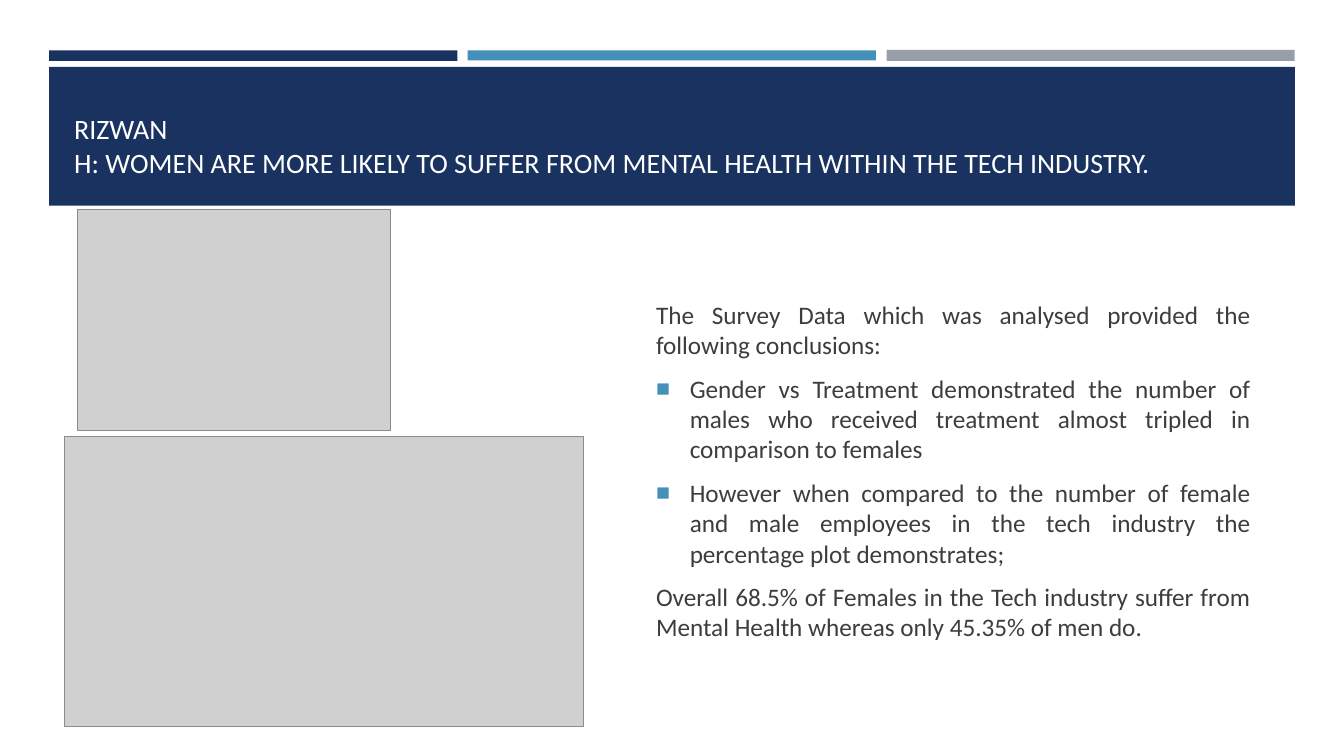
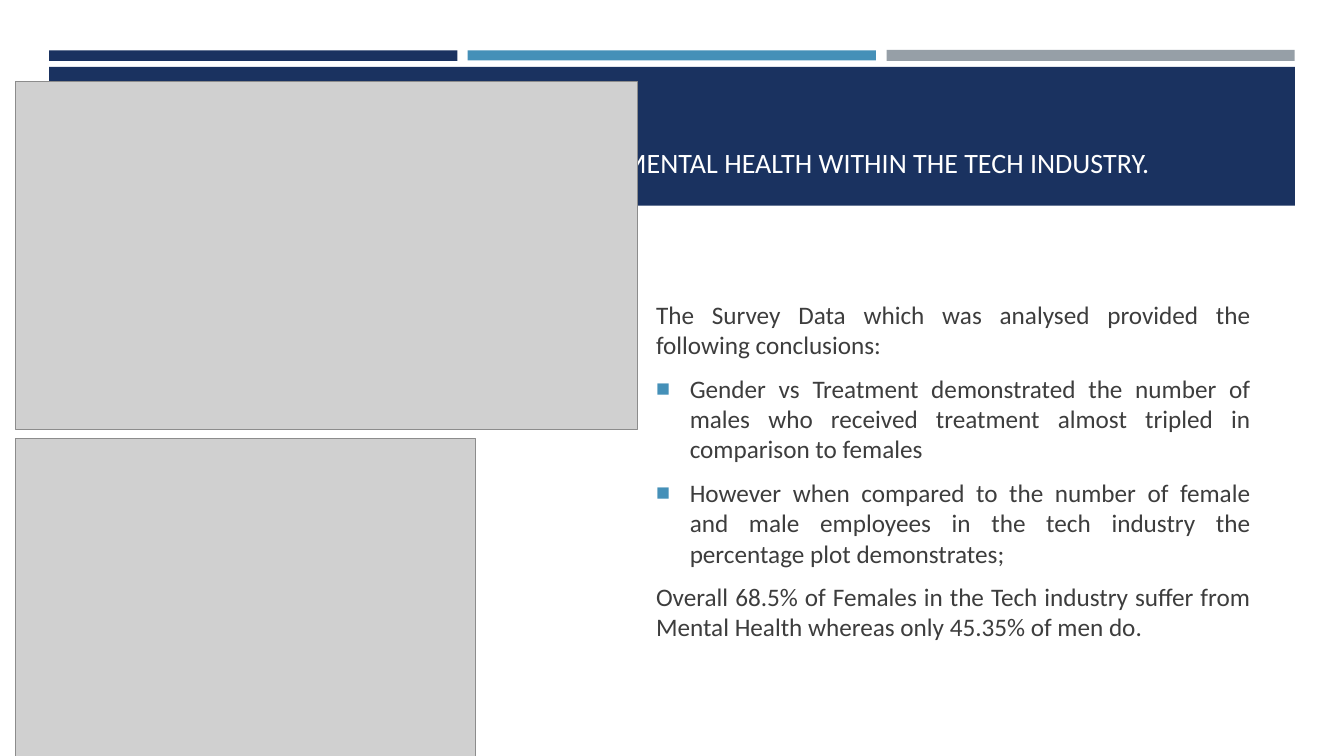
Before and after one commit to MohammedRizwan-1/Project-A-, a slide deck: slide 2 of Rizwan-Questions and Answers for PPT.pptx. Drawn at 1344x756 pixels with LibreOffice and Linux fonts; fonts in the diff are those of the drawing; grey boxes stand for pictures. Boxes give left, top, right and bottom in pixels: in the first picture for what was removed or moved away, otherwise in the second. Text is boxed around its words. In the diff, an @@ line names an element or a change of style, - is before the commit and + after.

```diff
--- a/Rizwan-Questions and Answers for PPT.pptx
+++ b/Rizwan-Questions and Answers for PPT.pptx
@@ picture: place and size @@
-picture at <box>65,437,584,727</box>
+picture at <box>15,82,638,430</box>
@@ picture: place and size @@
-picture at <box>78,210,390,431</box>
+picture at <box>15,439,476,756</box>
```
Also in this commit, not shown: 1 other slide changed, 1 other file.
